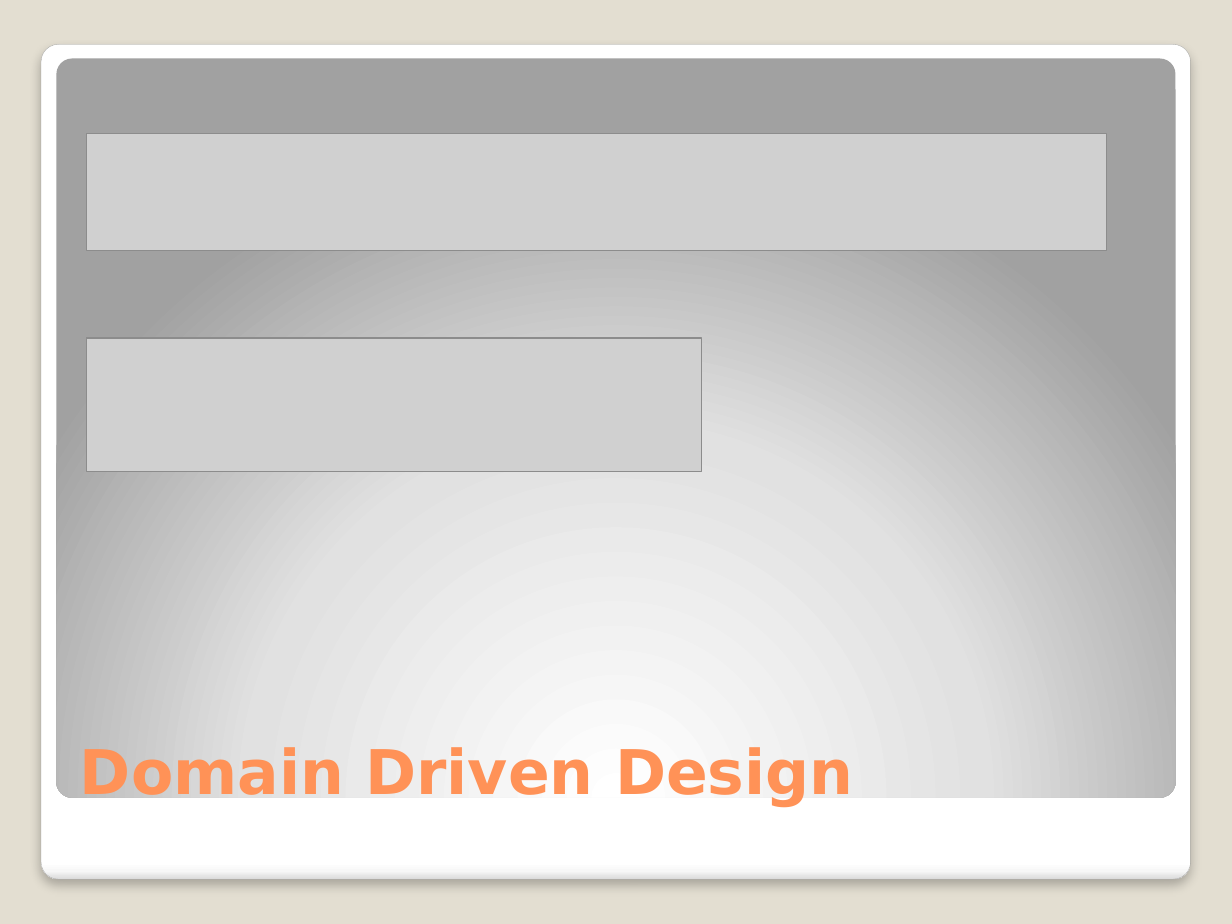
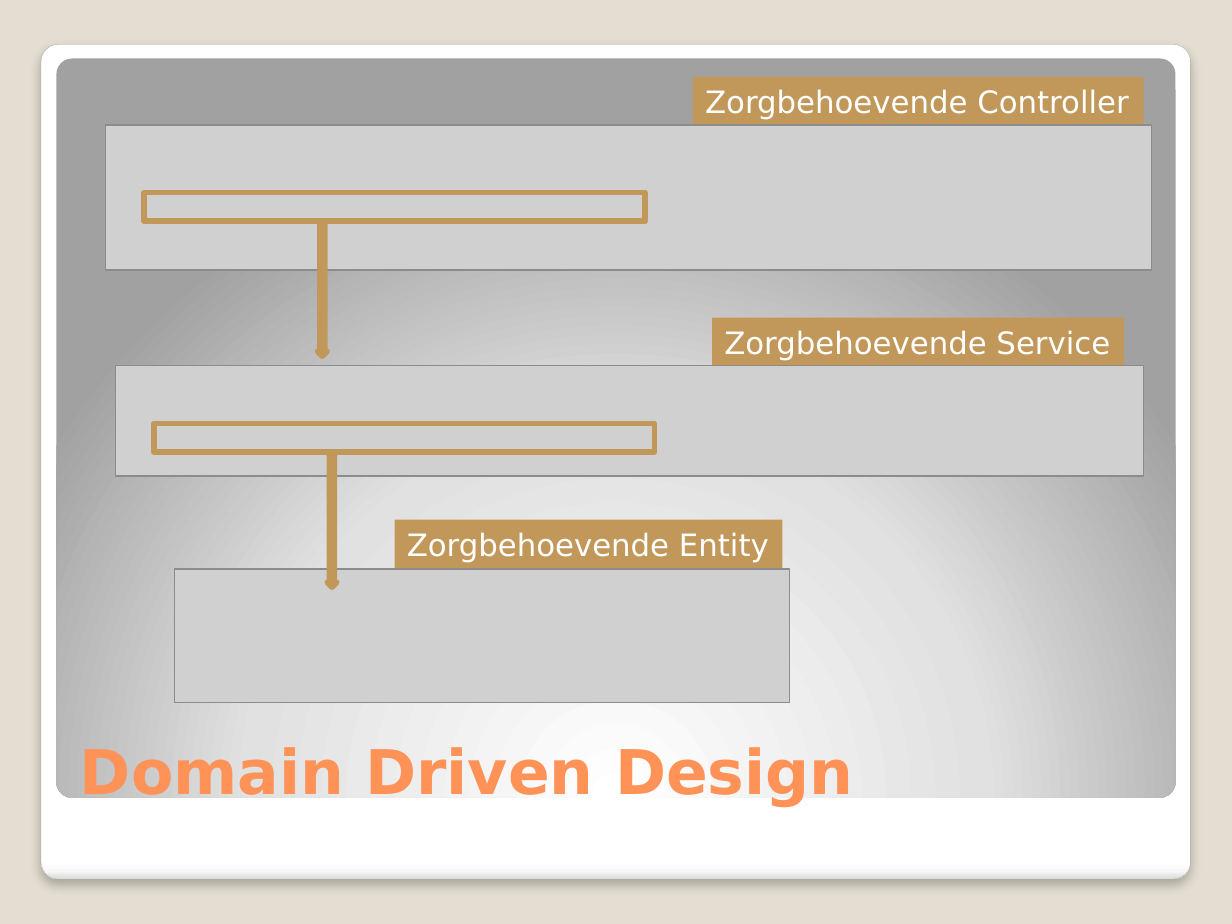
Before and after one commit to michelgrootjans/dkvlessonslearned, a slide deck: slide 6 of slides/Technical Session/Lessons learned.pptx. Drawn at 1232x924 pixels with LibreOffice and Linux fonts; fonts in the diff are those of the drawing; grey boxes stand for pictures. Boxes give left, top, right and bottom in pixels: in the first picture for what was removed or moved away, otherwise in the second. Text is boxed around its words. In the diff, an @@ line names an element or a change of style, - is before the commit and + after.

```diff
--- a/slides/Technical Session/Lessons learned.pptx
+++ b/slides/Technical Session/Lessons learned.pptx
@@ rectangle added at (x1=694, y1=76, x2=1145, y2=126), fill #C19859, 18 pt, text #FFFFFF @@
+Zorgbehoevende Controller
@@ picture resized from (x1=86, y1=133, x2=1106, y2=250) to (x1=106, y1=126, x2=1152, y2=271) @@
@@ rectangle added at (x1=144, y1=192, x2=644, y2=221), outline #C19859 3.35 pt @@
@@ down arrow added at (x1=318, y1=222, x2=328, y2=356), fill #C19859, outline #C19859 3.35 pt @@
@@ rectangle added at (x1=712, y1=318, x2=1124, y2=367), fill #C19859, 18 pt, text #FFFFFF @@
+Zorgbehoevende Service
@@ picture added at (x1=116, y1=366, x2=1143, y2=477) @@
@@ rectangle added at (x1=154, y1=424, x2=654, y2=452), outline #C19859 3.35 pt @@
@@ down arrow added at (x1=328, y1=452, x2=338, y2=586), fill #C19859, outline #C19859 3.35 pt @@
@@ rectangle added at (x1=394, y1=520, x2=782, y2=569), fill #C19859, 18 pt, text #FFFFFF @@
+Zorgbehoevende Entity
@@ picture moved from (x1=86, y1=338, x2=701, y2=471) to (x1=175, y1=569, x2=790, y2=702) @@
```
Also in this commit, not shown: 9 other slides changed, 2 slides removed.
